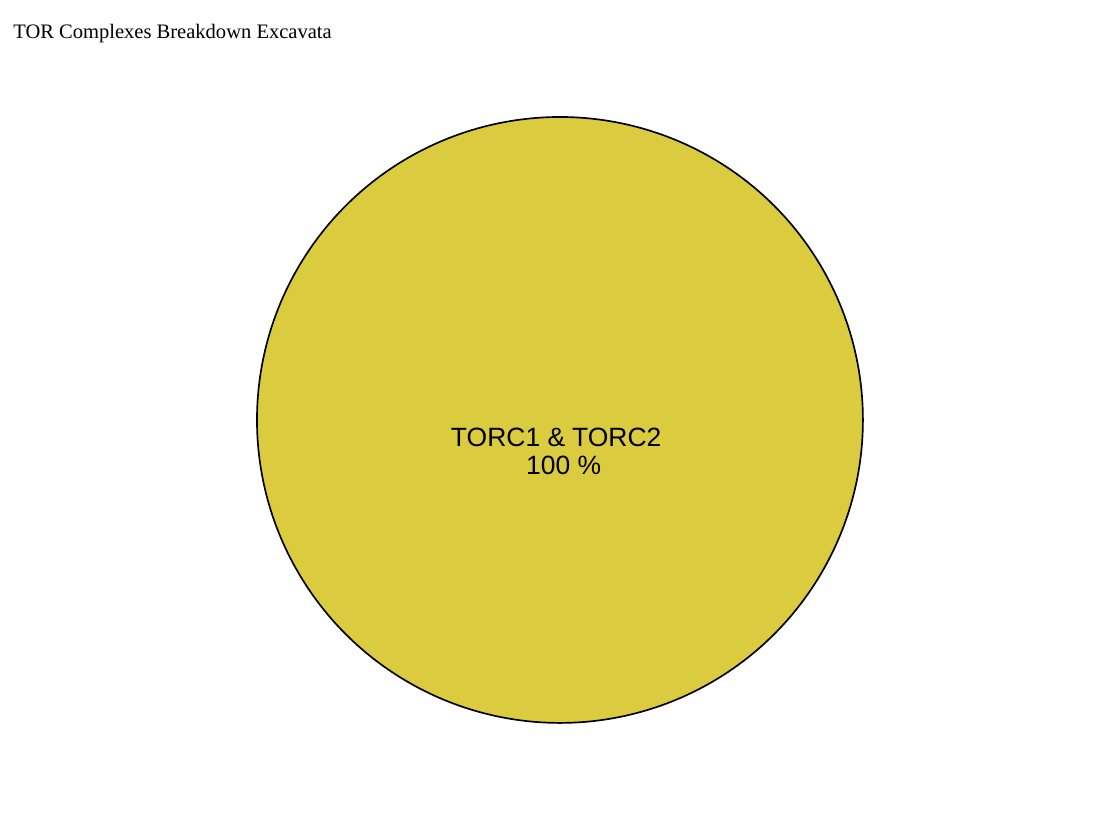
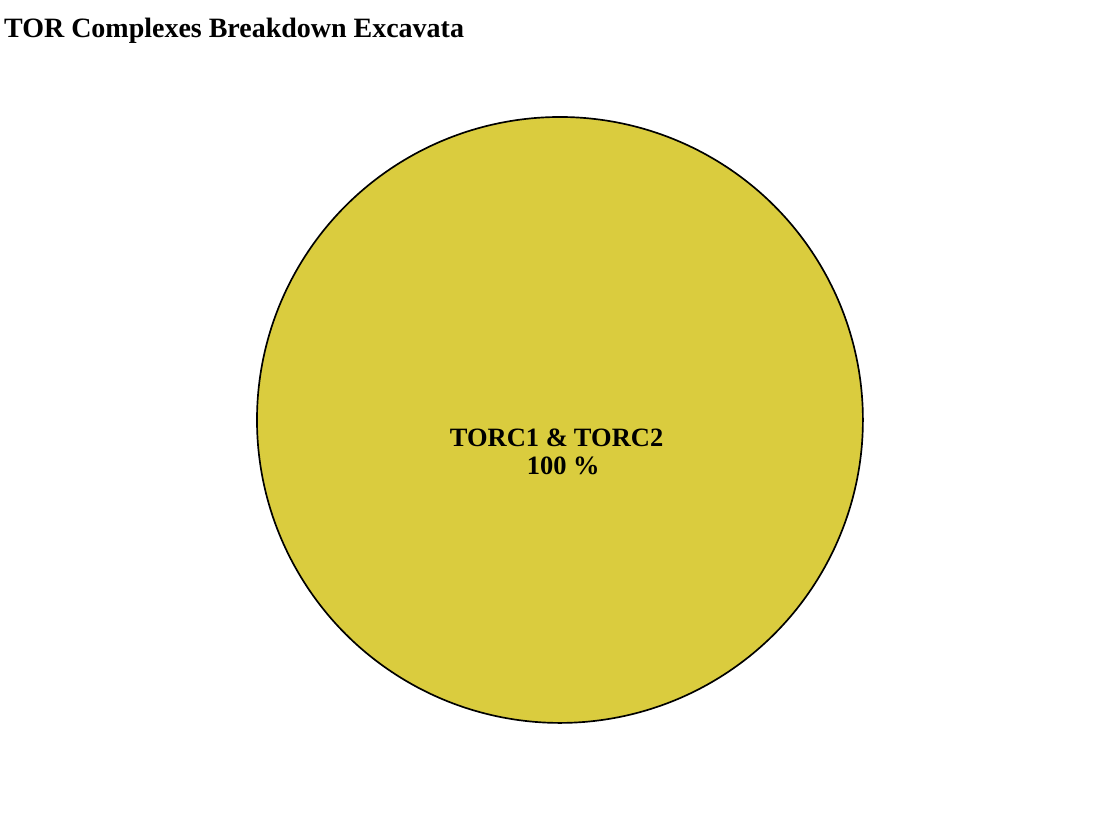
Before and after one commit to Dellaraam/TOR_phylogenetics, a slide deck: slide 1 of Images/Figures_To_Review/PieCharts_TORC/ComponentsExcavataPieChartv2.pptx. Drawn at 1120x840 pixels with LibreOffice and Linux fonts; fonts in the diff are those of the drawing. Boxes give left, top, right and bottom in pixels: in the first picture for what was removed or moved away, otherwise in the second. Text is boxed around its words. In the diff, an @@ line names an element or a change of style, - is before the commit and + after.

```diff
--- a/Images/Figures_To_Review/PieCharts_TORC/ComponentsExcavataPieChartv2.pptx
+++ b/Images/Figures_To_Review/PieCharts_TORC/ComponentsExcavataPieChartv2.pptx
@@ text "TOR Complexes Breakdown Excavata" moved from (x1=13, y1=23, x2=332, y2=43) to (x1=4, y1=17, x2=464, y2=42) @@
@@ text "TOR Complexes Breakdown Excavata" at (x1=4, y1=17, x2=464, y2=42): size 13.2 to 18 pt, bold on @@
@@ text "TORC1 & TORC2" at (x1=450, y1=428, x2=663, y2=447): font Arial to Times New Roman, bold on @@
@@ text "100 %" at (x1=527, y1=456, x2=567, y2=475): font Arial to Times New Roman, bold on @@
```
Also in this commit, not shown: 10 other files.
